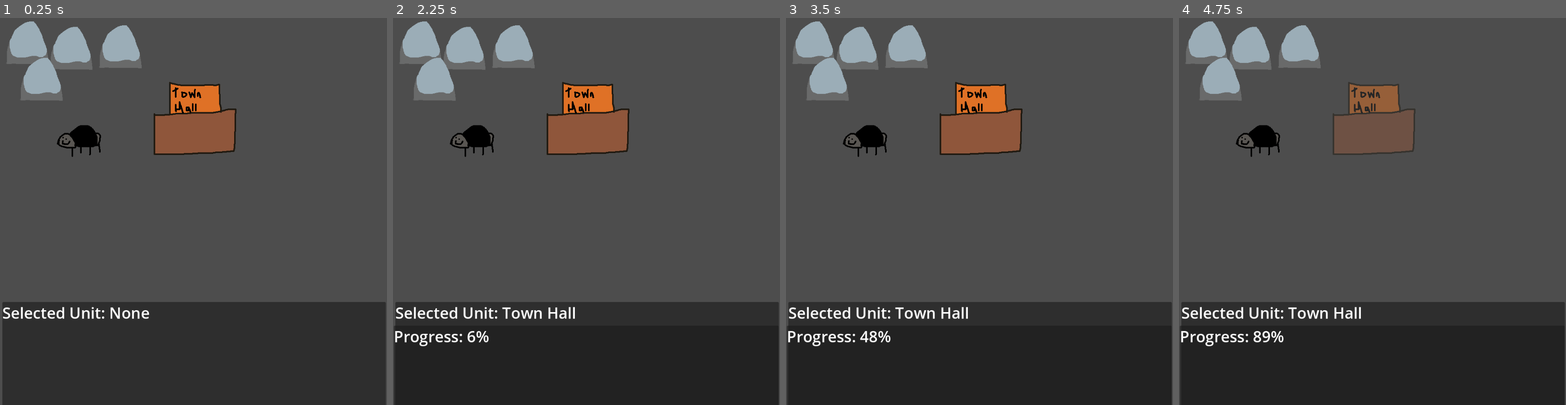
Above: before the commit, frames 1-4 (left to right).
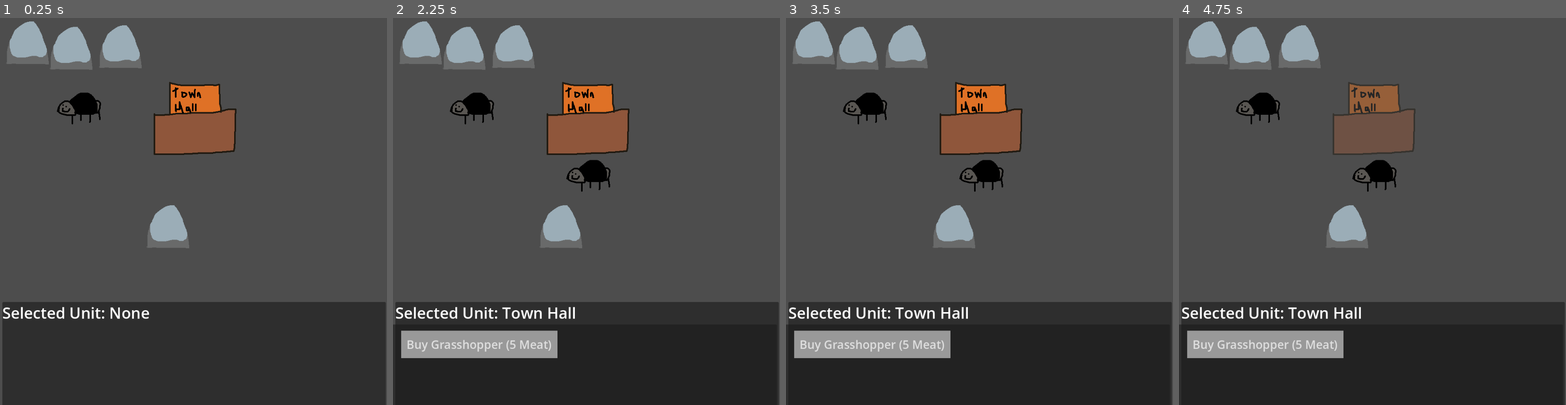
Above: after the commit, the same moments.

Repository: johnfn/LD52
Game: Godot game, scene res://root.tscn
The game is run twice, just before and just after one commit, with the same random seed, the same clock (stepped at 60 frames per second) and the same inputs.
Inputs (mouse positions are in pixels of both pictures, inside the frame that each line leads up to):
- Up to frame 1 (0.25 s): no input
- Up to frame 2 (2.25 s): tap Enter at 0.5 s; move the mouse to (478, 149) at 0.52 s; click (478, 149) at 0.67 s; tap Space at 1.25 s; move the mouse to (590, 118) at 1.27 s; click (590, 118) at 1.42 s; click "Buy Grasshopper (5 Meat)" at 2 s
- Up to frame 3 (3.5 s): click (871, 343) at 2.75 s, where only the run after the commit has a clickable "Buy Grasshopper (5 Meat)"
- Up to frame 4 (4.75 s): click (1264, 343) at 3.5 s, where only the run after the commit has a clickable "Buy Grasshopper (5 Meat)"; move the mouse to (1411, 126) at 4.27 s; click (1411, 126) at 4.42 s

The runs differ from the first frame. In frame 1, 2.7% of the frame differs, in the area x 5-49%, y 10-60%; in frame 2, 6.1%, in the area x 0-57%, y 10-100%; in frame 3, 6.1%; in frame 4, 6.1%.

Commit message:
Use AStar2D

Diff:
--- a/Ant.gd
+++ b/Ant.gd
@@ -31,17 +31,180 @@
   )
 
 func _process(_delta: float):
-  if status == UnitStatus.MOVING:
-    var distance = move_destination - self.position
-    var delta = speed * get_process_delta_time()
-
-    if distance.length() < delta:
-      self.position = move_destination
-      status = UnitStatus.IDLE
-    else:
-      self.position += distance.normalized() * delta
+  pass
 
 func move(destination: Vector2):
   move_destination = destination
-
   status = UnitStatus.MOVING
+  queue_redraw()
+
+  print("Yeet")
+
+func round_to_32(vector: Vector2):
+  return Vector2(
+    round(vector.x / 32) * 32,
+    round(vector.y / 32) * 32
+  )
+
+func _draw():
+  if status != UnitStatus.MOVING:
+    return
+
+  var cell_size = 32
+
+  var all_colliders = get_tree().get_nodes_in_group("collider")
+
+  var start = round_to_32(global_position)
+  var end = round_to_32(move_destination)
+
+  var top_left = Vector2(min(start.x, end.x), min(start.y, end.y))
+  var bottom_right = Vector2(max(start.x, end.x), max(start.y, end.y))
+
+  for collider in all_colliders:
+    top_left.x = min(top_left.x, collider.global_position.x)
+    top_left.y = min(top_left.y, collider.global_position.y)
+
+    bottom_right.x = max(bottom_right.x, collider.global_position.x)
+    bottom_right.y = max(bottom_right.y, collider.global_position.y)
+
+  top_left -= Vector2(320, 320)
+  bottom_right += Vector2(320, 320)
+
+  top_left = round_to_32(top_left)
+  bottom_right = round_to_32(bottom_right)
+
+  var astar = AStar2D.new()
+  var point_ids = {}
+  var last_id = 0
+
+  var f: PhysicsPointQueryParameters2D = PhysicsPointQueryParameters2D.new()
+  f.exclude = []
+  f.collide_with_areas = true
+  f.collide_with_bodies = true
+  f.collision_mask = 0b00000000000000000000000000000010
+
+  for x in range(top_left.x, bottom_right.x, cell_size):
+    for y in range(top_left.y, bottom_right.y, cell_size):
+      last_id += 1
+
+      var point = Vector2(x, y)
+      f.position = point
+
+      var collisions = get_world_2d().direct_space_state.intersect_point(f)
+
+      if collisions.size() > 0:
+        continue
+
+      point_ids[point] = last_id
+      astar.add_point(last_id, Vector2(x, y))
+
+      var neighbors = [
+        Vector2(x + cell_size, y),
+        Vector2(x - cell_size, y),
+        Vector2(x, y + cell_size),
+        Vector2(x, y - cell_size)
+      ]
+
+      for neighbor in neighbors:
+        if point_ids.has(neighbor):
+          astar.connect_points(point_ids[point], point_ids[neighbor])
+
+          draw_line(
+            point - global_position,
+            neighbor - global_position,
+            Color(0, 1, 0, 0.8)
+          )
+
+  if !point_ids.has(start) or !point_ids.has(end):
+    print("No path found")
+    return
+
+  var path = astar.get_point_path(
+    point_ids[start],
+    point_ids[end]
+  )
+
+  for point in path:
+    draw_rect(Rect2(point - global_position, Vector2(32, 32)), Color(1, 0, 0, 0.8), false)
+
+  # var stack = []
+  # var prev_cell = {}
+
+  # # find the shortest path from pos to dest using A* pathfinding
+  # # https://en.wikipedia.org/wiki/A*_search_algorithm
+
+  # # add the starting position to the stack
+  # stack.append(pos)
+
+  # var tries = 0
+  # while stack.size() > 0:
+  #   tries += 1
+
+  #   stack.sort_custom(func (a, b):
+  #     return a.distance_squared_to(dest) - b.distance_squared_to(dest)
+  #   )
+
+  #   if tries > 1000:
+  #     print("I give up")
+  #     for cell in prev_cell:
+  #       draw_rect(Rect2(cell - global_position, Vector2(32, 32)), Color(0, 1, 0, 0.8), false)
+
+  #     return
+
+  #   var current = stack.pop_front()
+
+  #   # if the current position is the destination, we're done
+  #   if current == dest:
+  #     break
+
+  #   # get the neighbors of the current position
+  #   var neighbors = [
+  #     Vector2(current.x + cell_size, current.y),
+  #     Vector2(current.x - cell_size, current.y),
+  #     Vector2(current.x, current.y + cell_size),
+  #     Vector2(current.x, current.y - cell_size)
+  #   ]
+
+  #   for neighbor in neighbors:
+  #     if prev_cell.has(neighbor):
+  #       continue
+
+  #     prev_cell[neighbor] = current
+
+  #     var f: PhysicsPointQueryParameters2D = PhysicsPointQueryParameters2D.new()
+  #     f.position = neighbor
+  #     f.exclude = []
+  #     f.collide_with_areas = true
+  #     f.collide_with_bodies = true
+  #     f.collision_mask = 0b00000000000000000000000000000010
+
+  #     # Get all colliding areas at the neighbor position
+  #     var results = get_world_2d().direct_space_state.intersect_point(f)
+
+  #     if results.size() > 0:
+  #       continue
+
+  #     stack.append(neighbor)
+
+  # print("TRIES", tries)
+
+  # for cell in prev_cell:
+  #   draw_rect(Rect2(cell - global_position, Vector2(32, 32)), Color(0, 1, 0, 0.8), false)
+
+  # var path = []
+  # if not prev_cell.has(dest):
+  #   print("No path found")
+  #   return
+
+  # var current = dest
+  # while current != pos:
+  #   path.append(current)
+  #   current = prev_cell[current]
+
+  # print("I did it")
+  # print(
+  #   path
+  # )
+
+  # for cell in path:
+  #   draw_rect(Rect2(cell - global_position, Vector2(32, 32)), Color(1, 0, 0, 0.8), false)
--- a/TownHall.gd
+++ b/TownHall.gd
@@ -10,6 +10,8 @@
 
 @onready
 var ui_panel = $"/root/Root/UiPanel"
+
+var ant_scene = preload("res://scenes/ant.tscn")
 
 var unit_name = "Town Hall"
 
@@ -31,13 +33,21 @@
     build_progress += delta
 
     if build_progress >= build_time:
+      create_unit(unit_name)
+
       status = "Idle"
       build_progress = 0
       build_time = 0
+
+func create_unit(unit_name: String):
+  var unit = ant_scene.instantiate()
+
+  unit.position = self.position + Vector2(0, 150)
+  get_parent().add_child(unit)
 
 func buy_unit(name: String):
   if name == "Grasshopper":
     status = "Building"
 
     build_progress = 0
-    build_time = 3
+    build_time = 0.1
--- a/UiPanel.gd
+++ b/UiPanel.gd
@@ -46,5 +46,5 @@
   update_ui()
 
 func move(position: Vector2):
-  if selected_unit != null and selected_unit.name == "Ant":
+  if selected_unit != null and selected_unit.unit_name == "Ant":
     selected_unit.move(position)
--- a/project.godot
+++ b/project.godot
@@ -23,3 +23,7 @@
 [dotnet]
 
 project/assembly_name="LD52"
+
+[layer_names]
+
+2d_physics/layer_2="Collision"
--- a/root.tscn
+++ b/root.tscn
@@ -1,16 +1,12 @@
-[gd_scene load_steps=12 format=3 uid="uid://b2ioxh4mhw6y2"]
+[gd_scene load_steps=10 format=3 uid="uid://b2ioxh4mhw6y2"]
 
 [ext_resource type="Script" path="res://Map.gd" id="1_6y1nh"]
 [ext_resource type="Texture2D" uid="uid://da4wt66vugmy" path="res://assets/rock.png" id="1_hrow8"]
-[ext_resource type="Texture2D" uid="uid://mvp7k68868ra" path="res://assets/ant.png" id="3_a6xmt"]
+[ext_resource type="PackedScene" uid="uid://dr36wj34htulv" path="res://scenes/ant.tscn" id="3_0h73t"]
 [ext_resource type="Texture2D" uid="uid://c0jfuwkt6bp3l" path="res://assets/town_hall.png" id="4_a8vu0"]
-[ext_resource type="Script" path="res://Ant.gd" id="4_oaqor"]
 [ext_resource type="Script" path="res://TownHall.gd" id="5_24mp2"]
 [ext_resource type="Script" path="res://ClickableArea2D.gd" id="6_hqid7"]
 [ext_resource type="Script" path="res://UiPanel.gd" id="6_o2q21"]
-
-[sub_resource type="RectangleShape2D" id="RectangleShape2D_7xoyn"]
-size = Vector2(188, 161.25)
 
 [sub_resource type="RectangleShape2D" id="RectangleShape2D_anmcy"]
 size = Vector2(204, 169)
@@ -33,7 +29,7 @@
 centered = false
 
 [node name="Rock3" type="Sprite2D" parent="Map"]
-position = Vector2(36, 94)
+position = Vector2(363, 475)
 texture = ExtResource("1_hrow8")
 centered = false
 
@@ -42,25 +38,16 @@
 texture = ExtResource("1_hrow8")
 centered = false
 
-[node name="Ant" type="Sprite2D" parent="."]
-position = Vector2(199, 335)
-texture = ExtResource("3_a6xmt")
-script = ExtResource("4_oaqor")
-
-[node name="Area" type="Area2D" parent="Ant"]
-position = Vector2(5, 10)
-script = ExtResource("6_hqid7")
-
-[node name="CollisionShape" type="CollisionShape2D" parent="Ant/Area"]
-position = Vector2(13, -1)
-shape = SubResource("RectangleShape2D_7xoyn")
+[node name="Ant" parent="." instance=ExtResource("3_0h73t")]
+position = Vector2(199, 251)
 
 [node name="TownHall" type="Sprite2D" parent="."]
 position = Vector2(500, 275)
 texture = ExtResource("4_a8vu0")
 script = ExtResource("5_24mp2")
 
-[node name="Area" type="Area2D" parent="TownHall"]
+[node name="Area" type="Area2D" parent="TownHall" groups=["collider"]]
+collision_layer = 3
 script = ExtResource("6_hqid7")
 
 [node name="CollisionShape" type="CollisionShape2D" parent="TownHall/Area"]
@@ -82,7 +69,7 @@
 text = "Selection: Literally nothing"
 
 [node name="BuildPanel" type="Panel" parent="UiPanel"]
-layout_mode = 1
+layout_mode = 0
 offset_left = -4.0
 offset_top = 61.0
 offset_right = 991.0
--- /dev/null
+++ b/scenes/ant.tscn
@@ -0,0 +1,21 @@
+[gd_scene load_steps=5 format=3 uid="uid://dr36wj34htulv"]
+
+[ext_resource type="Texture2D" uid="uid://mvp7k68868ra" path="res://assets/ant.png" id="1_stg67"]
+[ext_resource type="Script" path="res://Ant.gd" id="2_10gtb"]
+[ext_resource type="Script" path="res://ClickableArea2D.gd" id="3_yorjn"]
+
+[sub_resource type="RectangleShape2D" id="RectangleShape2D_wx0nu"]
+size = Vector2(188, 161.25)
+
+[node name="Ant" type="Sprite2D"]
+position = Vector2(76, 65)
+texture = ExtResource("1_stg67")
+script = ExtResource("2_10gtb")
+
+[node name="Area" type="Area2D" parent="."]
+position = Vector2(5, 10)
+script = ExtResource("3_yorjn")
+
+[node name="CollisionShape" type="CollisionShape2D" parent="Area"]
+position = Vector2(13, -1)
+shape = SubResource("RectangleShape2D_wx0nu")
